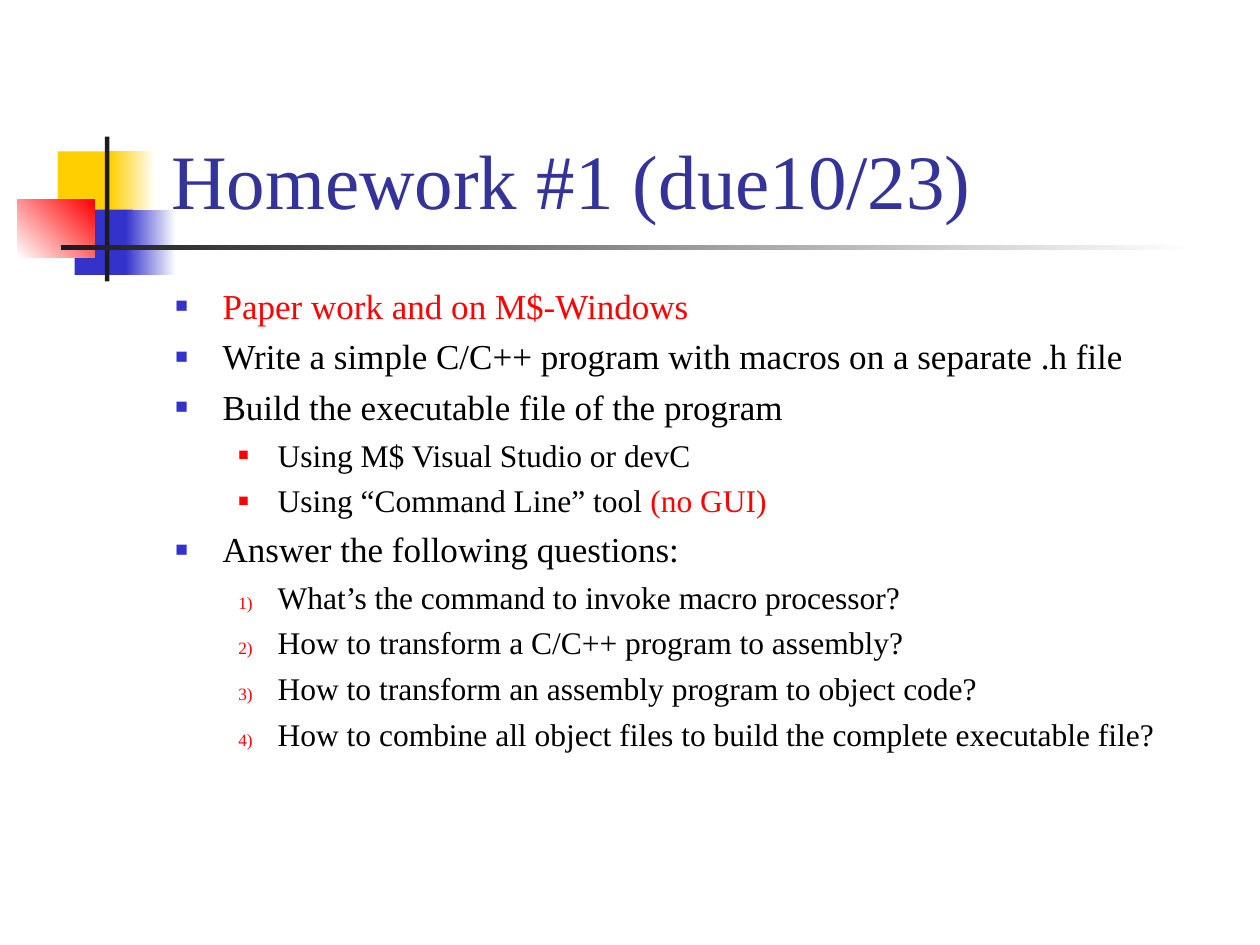
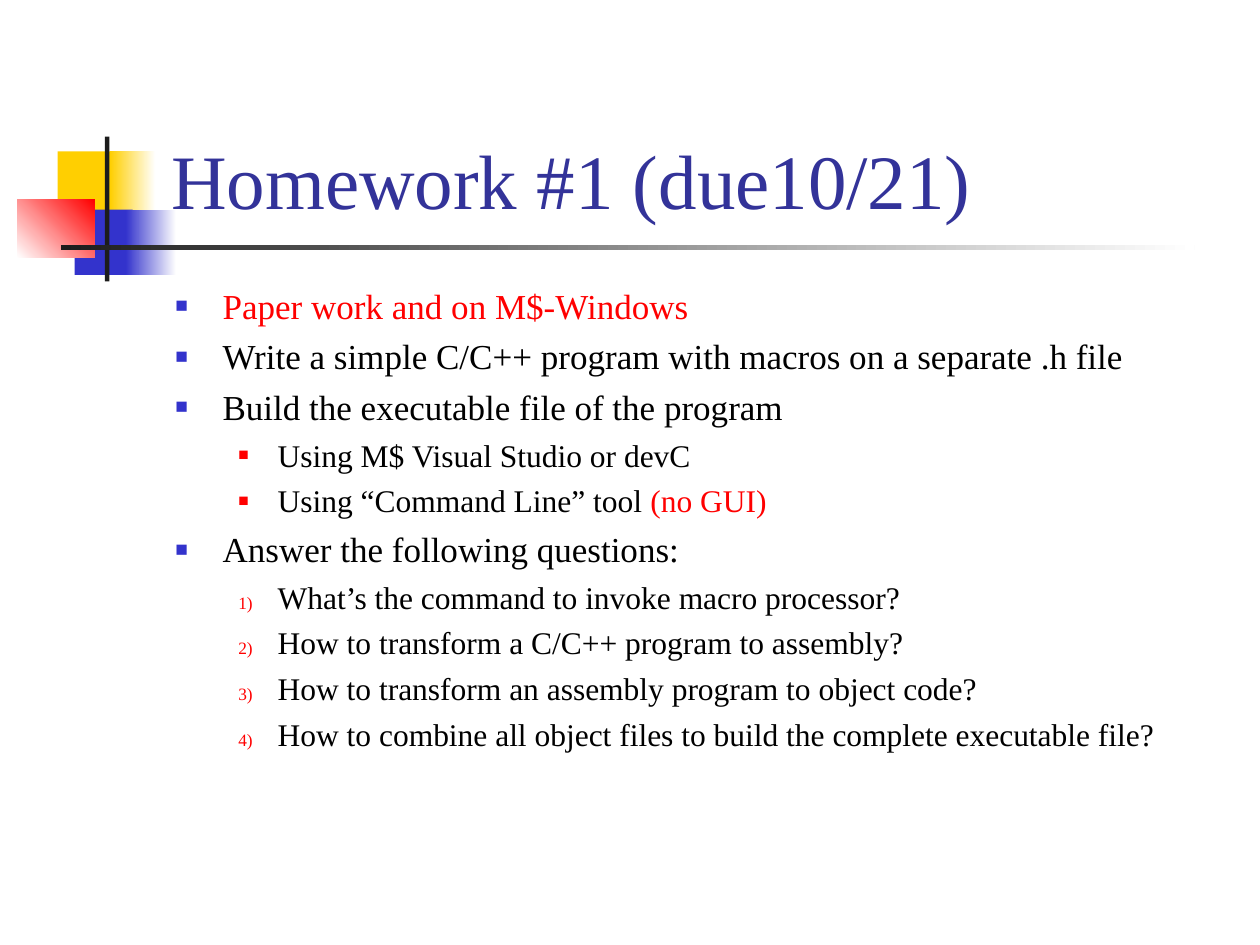
Before and after one commit to CGUSystemCourses/Unix-2015, a slide deck: slide 30 of Lectures/lec02-1st_prog/lec02-first_prog.ppt. Drawn at 1260x945 pixels with LibreOffice and Linux fonts; fonts in the diff are those of the drawing. Boxes give left, top, right and bottom in pixels: in the first picture for what was removed or moved away, otherwise in the second. Text is boxed around its words. In the diff, an @@ line names an element or a change of style, - is before the commit and + after.

Commit message:
review before class

```diff
--- a/Lectures/lec02-1st_prog/lec02-first_prog.ppt
+++ b/Lectures/lec02-1st_prog/lec02-first_prog.ppt
@@ title at box(171, 155, 971, 224): text changed @@
-Homework #1 (due10/23)
+Homework #1 (due10/21)
```
